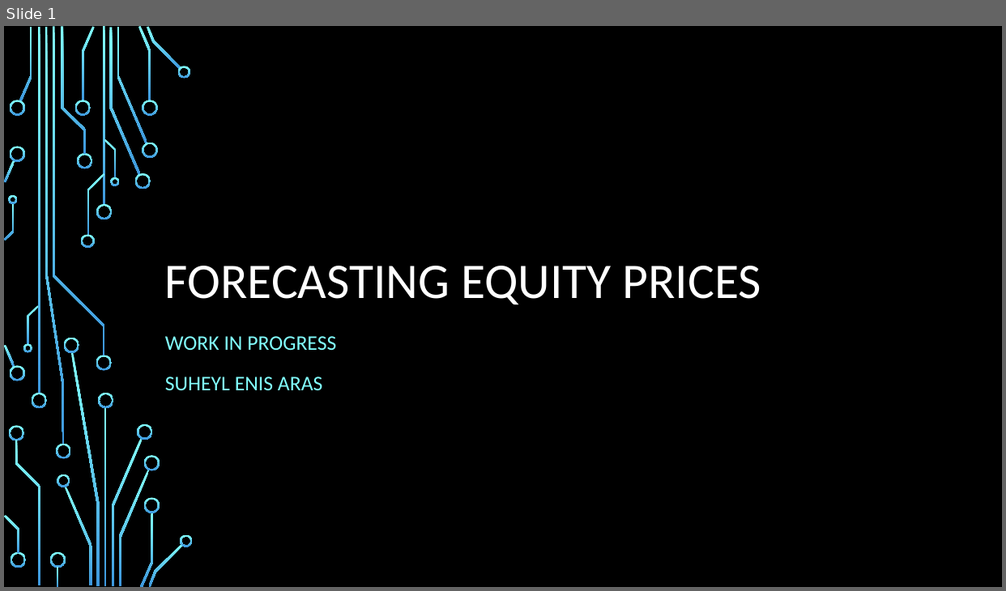
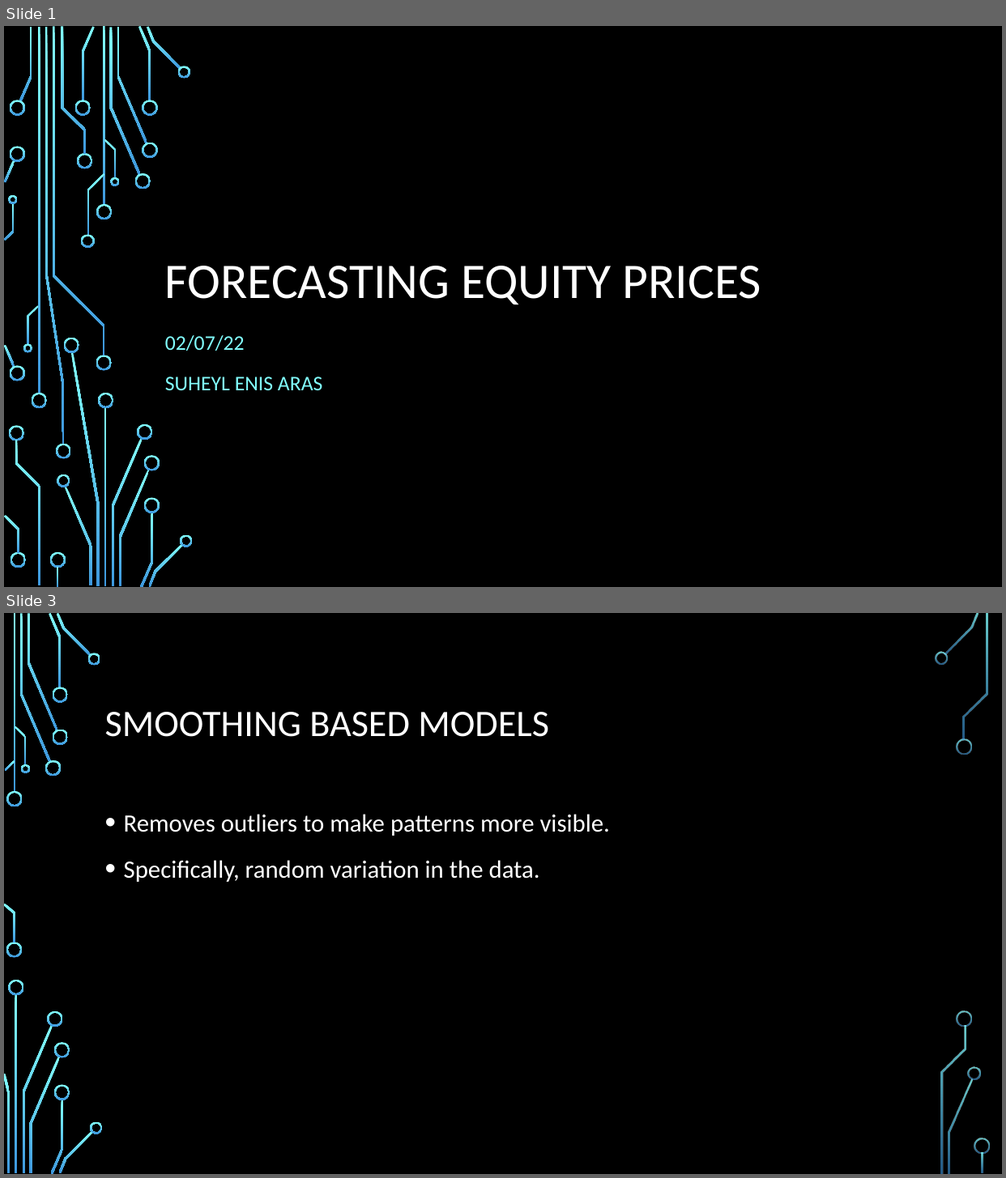
Before and after one commit to enisaras/RLOnEquities-Research, a slide deck: presentations/Week2_forecasting.pptx. Shown one above the other, each under a label of ours: slide 1 before the commit, slides 1 and 3 after it; the slides between them are not shown. The pictures are 1006x591 and 1006x1178 pixels, drawn with LibreOffice and Linux fonts; fonts in the diff are those of the drawing; background and template pictures are left out. Boxes give left, top, right and bottom in pixels: in the first picture for what was removed or moved away, otherwise in the second. Text is boxed around its words. In the diff, an @@ line names an element or a change of style, - is before the commit and + after.

```diff
--- a/presentations/Week2_forecasting.pptx
+++ b/presentations/Week2_forecasting.pptx
@@ slide 3 added at (x1=4, y1=613, x2=1002, y2=1174), background picture (left out) @@
@@ title added at (x1=105, y1=712, x2=549, y2=737), 36 pt, text #FFFFFF @@
+SMOOTHING BASED MODELS
@@ text added at (x1=124, y1=814, x2=610, y2=882), 24 pt, text #FFFFFF @@
+• Removes outliers to make patterns more visible.
+• Specifically, random variation in the data.
@@ group added at (x1=4, y1=613, x2=990, y2=1174): 33 freeform shapes, 3 rectangles @@
@@ slide 1 changed as well @@
@@ subtitle at (x1=165, y1=335, x2=245, y2=351): text changed @@
-WORK IN PROGRESS
+02/07/22
```
Also in this commit, not shown: 10 other slides added, 8 other files.
